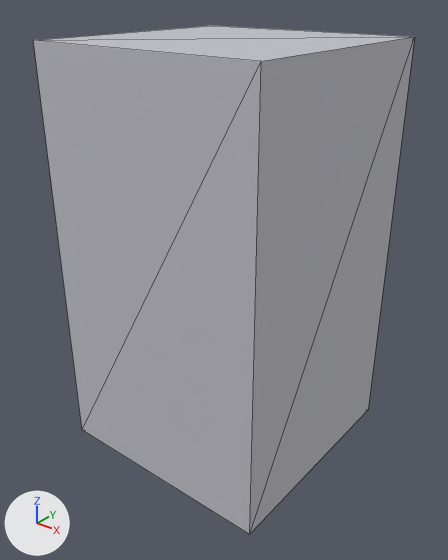
Before and after pictures for a commit that changed the glTF model public/engine-parts/mvp/v3-part-fire-aufsatz-02.glb.
Both versions are drawn from a 50 mm lens placed at (0.606, -0.771, 0.429), pointed at (0.004, -0.019, -0.037). Arrows for +X, +Y and +Z are at lower left; the lights stay in place. The older version comes first. Mesh edges are drawn as thin lines.

The first picture shows 'fire_aufsatz_02'.
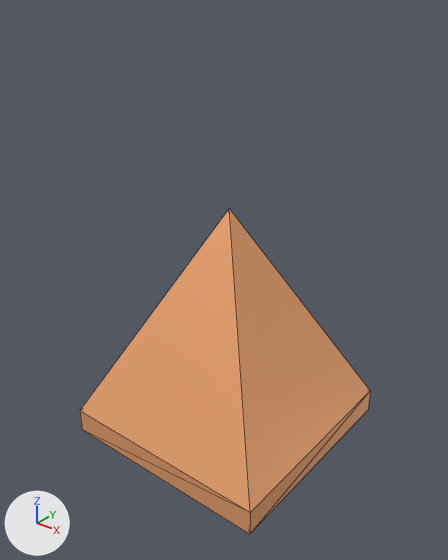
The newer file is also rescaled (x1.1), turned or shifted as a whole; pictures and numbers use the older file's frame.

Where the change shows, as pixel boxes (x1, y1, x2, y2) in the pictures (448 x 560 px):
'fire_aufsatz_02', recoloured, surface changed, reshaped (24% narrower, 36% shorter)
    before: (33, 26, 415, 534)
    after: (80, 209, 370, 534)

Edits to the bpy script that builds the scene:
```text
Change mat_fire_aufsatz_02_meshmat:
    mat_fire_aufsatz_02_meshmat.base_color: (0.55, 0.55, 0.6) -> (1.0, 0.45, 0.2)  # light grey #c4c4cb -> orange #ffb37c
    mat_fire_aufsatz_02_meshmat.roughness: 0.85 -> 0.4
Change me_fire_aufsatz_02_mesh:
    used by ob_fire_aufsatz_02; location = (0.0, 0.0, 0.0)
    remove me_fire_aufsatz_02_mesh.from_pydata(...)  # 8 vertices, 12 faces; spans x -0.2..0.2, y -0.2..0.2, z -0.35..0.35
    add me_fire_aufsatz_02_mesh.from_pydata(...)  # 9 vertices, 14 faces; spans x -0.2..0.2, y -0.2..0.2, z -0.35..0.086
    me_fire_aufsatz_02_mesh part 1
    4 vertices are removed from x -0.2..0.2, y -0.2..0.2, z 0.35
    12 faces are deleted
    5 vertices are added at (-0.2, 0.2, -0.305), (0.2, 0.2, -0.305), (0.2, -0.2, -0.305), (-0.2, -0.2, -0.305), (0.0, 0.0, 0.086)
    14 new faces join them
```
